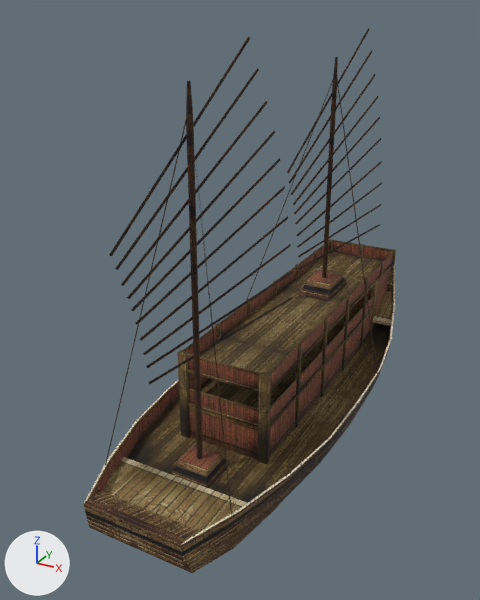
The COLLADA model art/meshes/structural/chin_tri.dae as it was, and as the next commit left it.
The view is the same before and after, from a 50 mm camera at (0.443, -0.937, 0.691) aimed at (-0.05, -0.04, 0.243). Arrows for +X, +Y and +Z are at lower left; the lights stay in place. Where no turn or scale is listed for an object, it has been applied to the vertices.

In view in the first picture: 'chinese_trireme'.
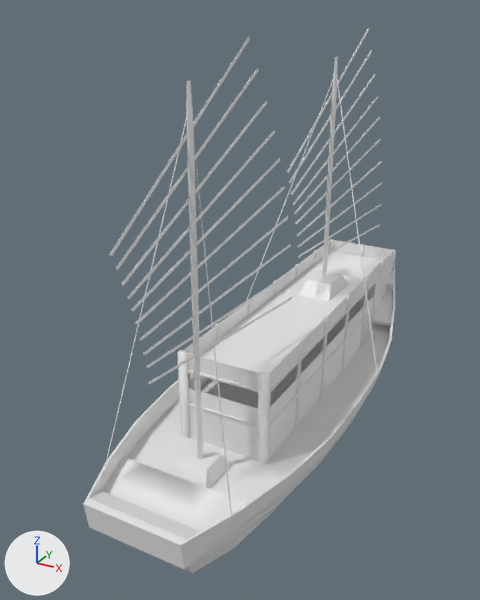
Boxes [x1, y1, x2, y2] around the edits, measured in the pictures (480 x 600 px):
```json
{"object": "chinese_trireme", "change": "recoloured", "before": [84, 28, 396, 573], "after": [84, 28, 396, 573], "on screen": "brown to white"}
```

The change, as JSON lines over the scene's bpy script:
```json
{"block": "me_chinese_trirememesh", "where": "me_chinese_trirememesh.from_pydata(...)  # 880 vertices, 1001 faces; spans x -0.155..0.155, y -0.446..0.446, z -0.343..0.343"}
{"op": "remove", "block": "me_chinese_trirememesh", "code": "me_chinese_trirememesh.materials.append(mat_chinese_ships)  # picture img_chin_ship_dds"}
```
